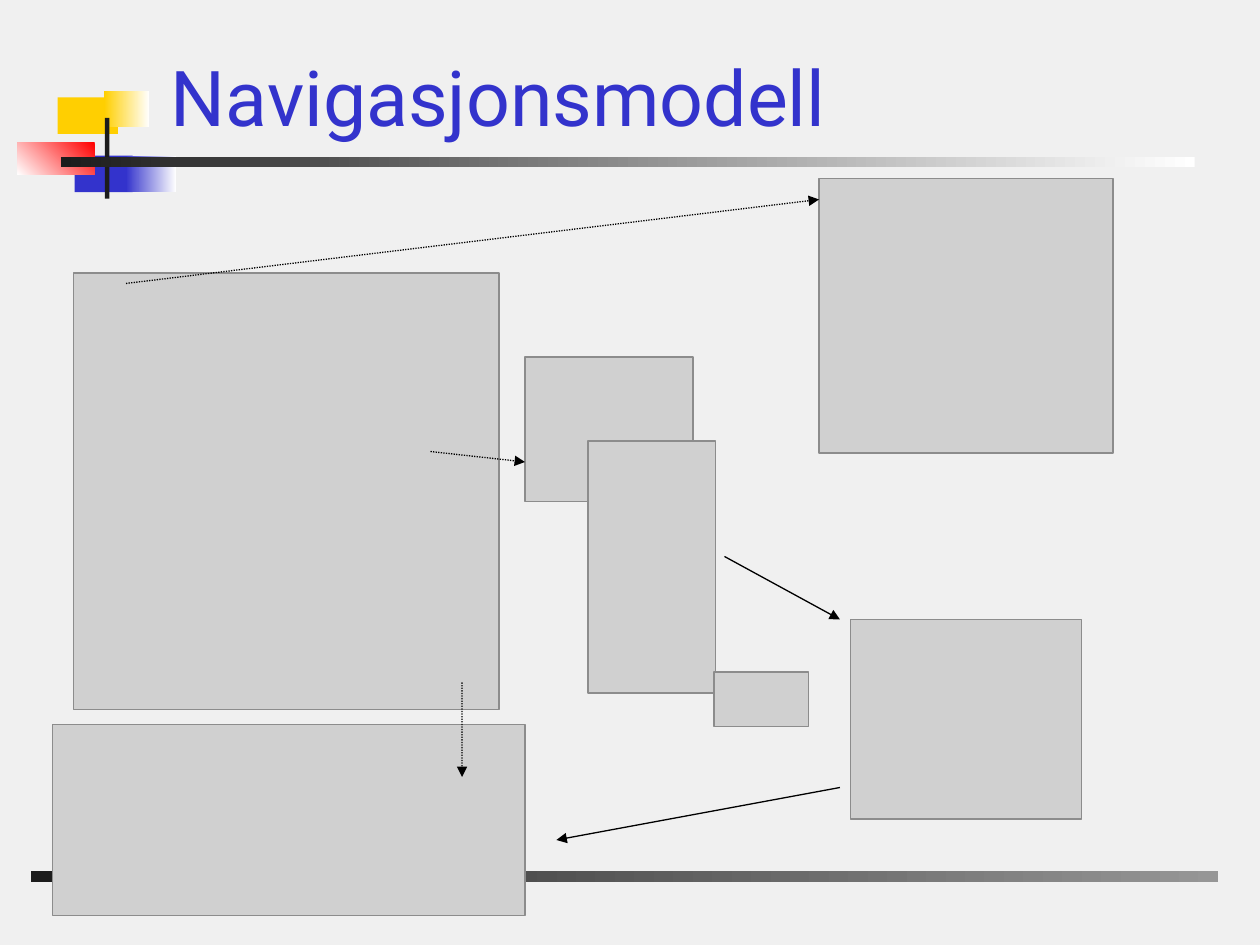
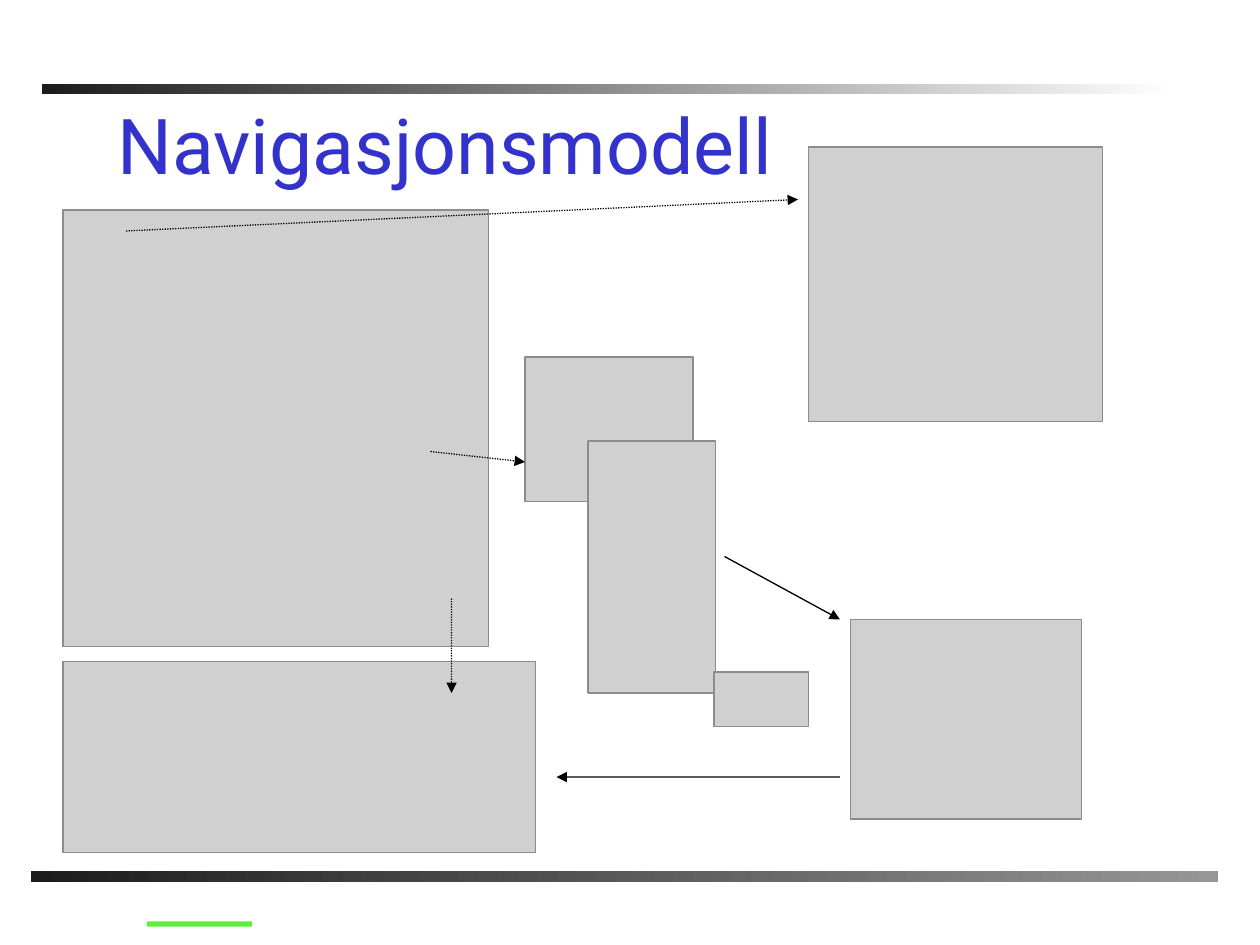
Before and after one commit to AnkhSVN/AnkhSVN, a slide deck: slide 9 of doc/powerpoint/Subversion_addin_for_VS.NET.ppt (slide 11 before the commit). Drawn at 1260x945 pixels with LibreOffice and Linux fonts; fonts in the diff are those of the drawing; grey boxes stand for pictures; background and template pictures are left out. Boxes give left, top, right and bottom in pixels: in the first picture for what was removed or moved away, otherwise in the second. Text is boxed around its words. In the diff, an @@ line names an element or a change of style, - is before the commit and + after.

```diff
--- a/doc/powerpoint/Subversion_addin_for_VS.NET.ppt
+++ b/doc/powerpoint/Subversion_addin_for_VS.NET.ppt
@@ background #F0F0F0 to #FFFFFF @@
@@ rectangle moved from (x1=60, y1=158, x2=1194, y2=168) to (x1=42, y1=84, x2=1176, y2=94) @@
@@ title "Navigasjonsmodell" moved from (x1=171, y1=68, x2=825, y2=143) to (x1=117, y1=116, x2=771, y2=191) @@
@@ rectangle removed at (x1=58, y1=97, x2=118, y2=134) @@
@@ rectangle removed at (x1=105, y1=91, x2=150, y2=127) @@
@@ rectangle removed at (x1=105, y1=118, x2=108, y2=199) @@
@@ rectangle removed at (x1=18, y1=142, x2=94, y2=175) @@
@@ picture moved from (x1=819, y1=179, x2=1113, y2=454) to (x1=809, y1=147, x2=1102, y2=422) @@
@@ rectangle removed at (x1=74, y1=155, x2=132, y2=192) @@
@@ rectangle removed at (x1=126, y1=155, x2=176, y2=192) @@
@@ arrow moved from (126, 284) - (819, 199) to (126, 231) - (798, 199) @@
@@ picture moved from (x1=73, y1=273, x2=499, y2=709) to (x1=63, y1=210, x2=489, y2=646) @@
@@ arrow moved from (462, 683) - (462, 777) to (451, 598) - (451, 693) @@
@@ picture moved from (x1=53, y1=724, x2=525, y2=915) to (x1=63, y1=662, x2=536, y2=852) @@
@@ arrow moved from (840, 788) - (557, 840) to (840, 777) - (557, 777) @@
@@ line added from (147, 924) to (252, 924), #60EE3E 3 pt @@
```
Also in this commit, not shown: 22 other slides changed, 1 slide added, 1 slide removed.
